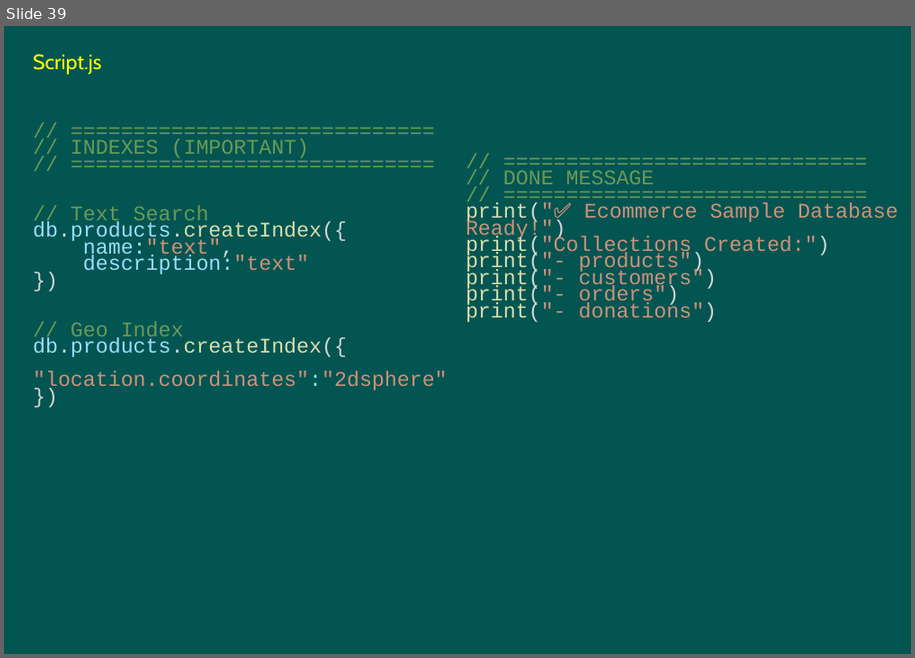
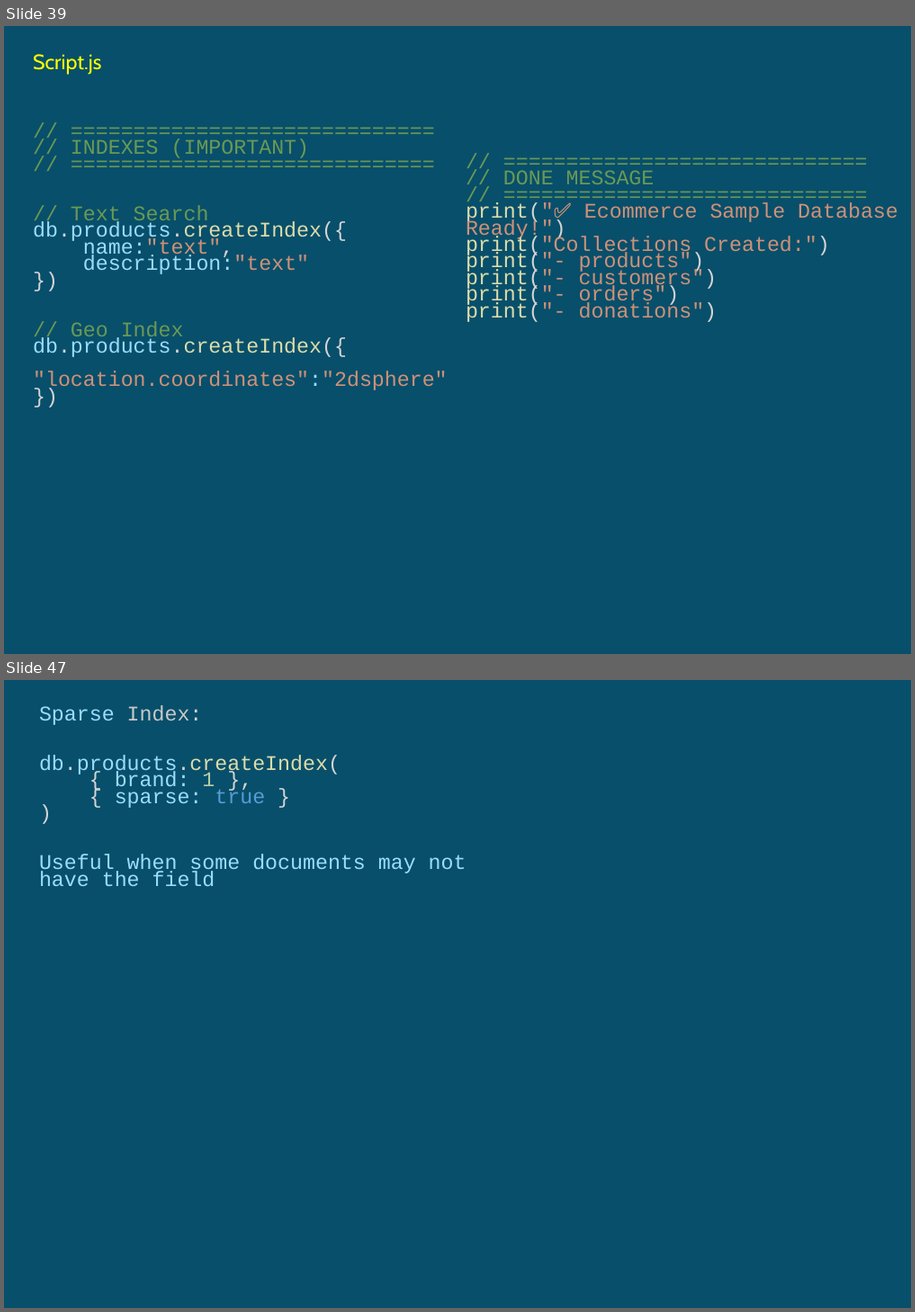
Before and after one commit to umalavanya/FullStackDevelopement_JavaSpring_SQL_ReactProjects, a slide deck: UmaTeachingMaterial/MongoDB-Intellipaat-live-class-handson.pptx. Shown one above the other, each under a label of ours: slide 39 before the commit, slides 39 and 47 after it; the slides between them are not shown. The pictures are 915x658 and 915x1312 pixels, drawn with LibreOffice and Linux fonts; fonts in the diff are those of the drawing. Boxes give left, top, right and bottom in pixels: in the first picture for what was removed or moved away, otherwise in the second. Text is boxed around its words. In the diff, an @@ line names an element or a change of style, - is before the commit and + after.

```diff
--- a/UmaTeachingMaterial/MongoDB-Intellipaat-live-class-handson.pptx
+++ b/UmaTeachingMaterial/MongoDB-Intellipaat-live-class-handson.pptx
@@ slide 47 added at (4, 680, 911, 1308), background #084F6A @@
@@ text added at (39, 705, 467, 886), 18 pt, text #9CDCFE @@
+Sparse Index:
+db.products.createIndex(
+{ brand: 1 },
+{ sparse: true }
+)
+Useful when some documents may not have the field
@@ slide 39 changed as well @@
@@ background #035552 to #084F6A @@
```
Also in this commit, not shown: 37 other slides changed, 95 other slides added, 96 slides removed, 1 other file.
